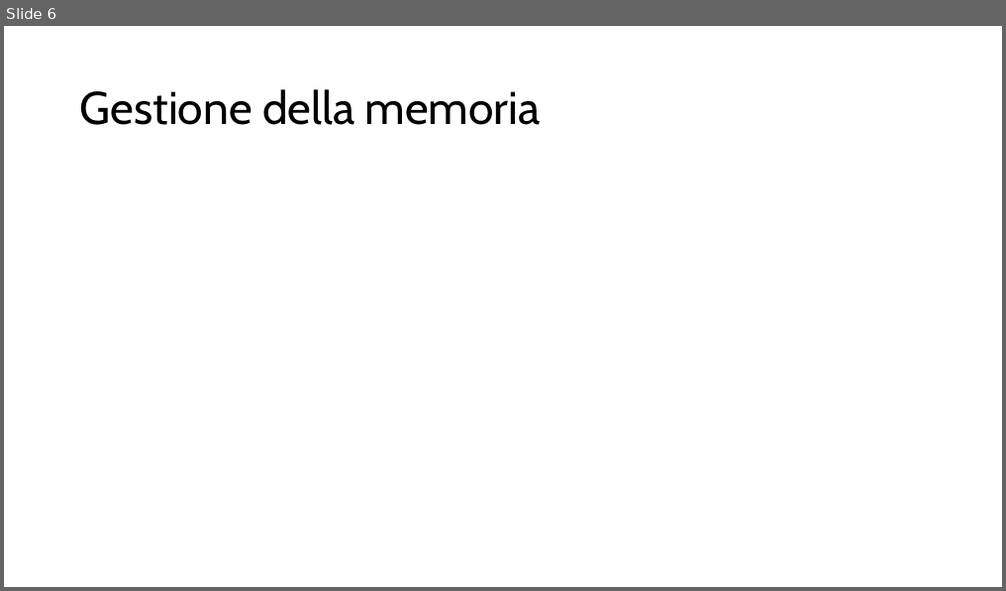
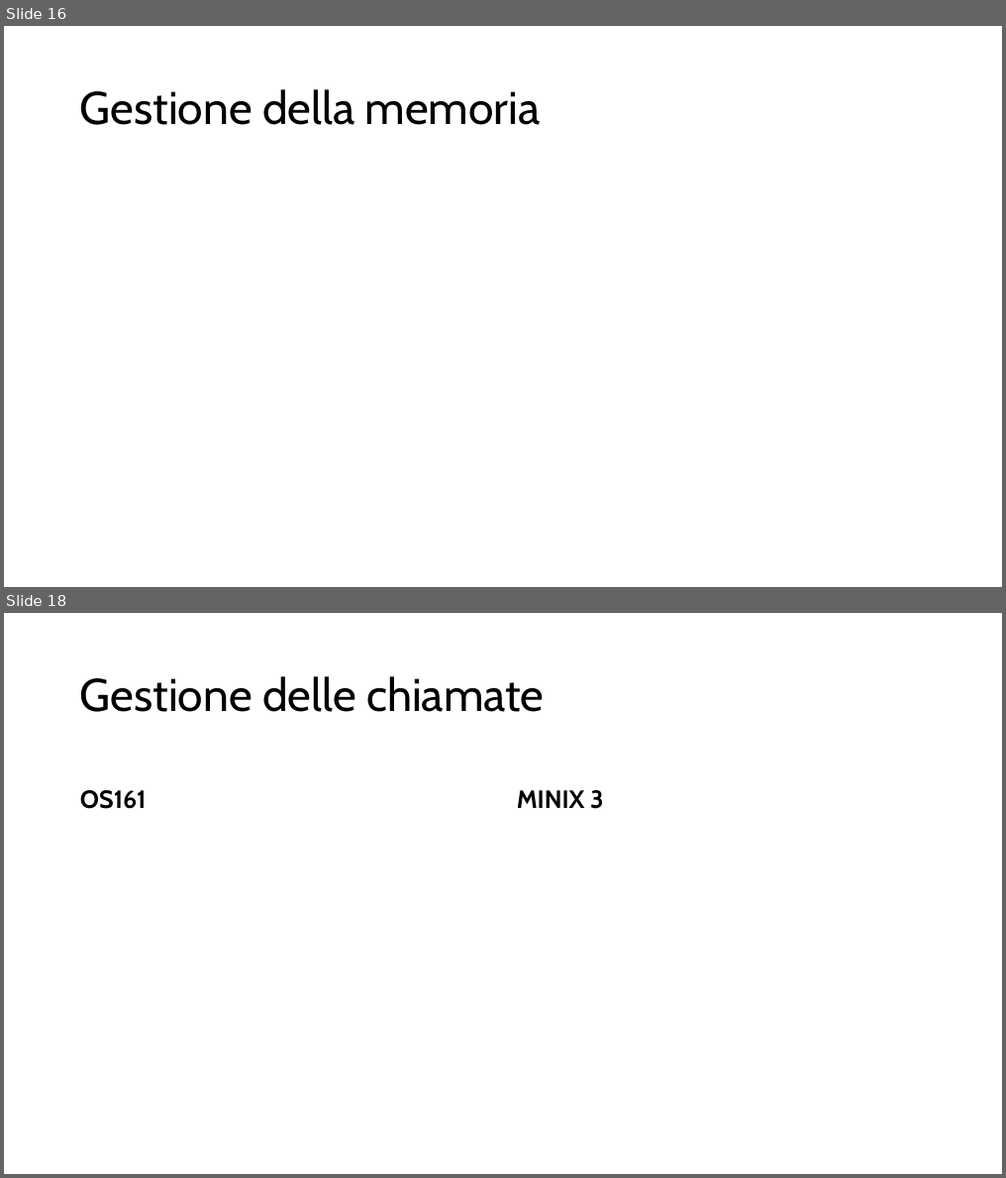
Before and after one commit to fraancyM/PintOS, a slide deck: Progetto_SO.pptx. Shown one above the other, each under a label of ours: slide 6 before the commit, slides 16 and 18 after it; the slides between them are not shown. The pictures are 1006x591 and 1006x1178 pixels, drawn with LibreOffice and Linux fonts; fonts in the diff are those of the drawing. Boxes give left, top, right and bottom in pixels: in the first picture for what was removed or moved away, otherwise in the second. Text is boxed around its words. In the diff, an @@ line names an element or a change of style, - is before the commit and + after.

```diff
--- a/Progetto_SO.pptx
+++ b/Progetto_SO.pptx
@@ slide 18 added at (x1=4, y1=613, x2=1002, y2=1174), background #FFFFFF @@
@@ title added at (x1=80, y1=676, x2=544, y2=712), 44 pt, text #000000 @@
+Gestione delle chiamate
@@ text added at (x1=80, y1=790, x2=147, y2=809), 24 pt, text #000000, bold @@
+OS161
@@ text added at (x1=517, y1=790, x2=604, y2=809), 24 pt, text #000000, bold @@
+MINIX 3
@@ what was slide 6 is now slide 16 @@
```
Also in this commit, not shown: 15 other slides added, 2 slides removed, 3 other files.
